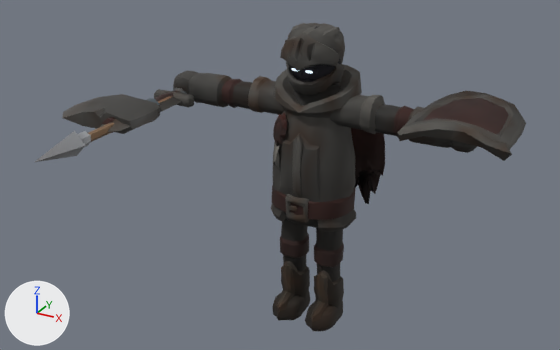
The glTF model assets/models/knight/knight.glb: old version first, new version second.
Both versions are drawn from a 50 mm lens placed at (2.34, -4.77, 3.51), pointed at (-0.03, -0.45, 1.35). The axes (+X, +Y, +Z) are drawn at lower left. The lights are the same throughout. The older version comes first. Where no turn or scale is listed for an object, it has been applied to the vertices. Vertices at exactly the same position are counted once.

In view in the first picture: 'Knight_ArmLeft', 'Knight_ArmRight', 'Knight_Body', 'Knight_Cape', 'Knight_Head', 'Knight_Helmet', 'Knight_LegLeft', 'Knight_LegRight', 'shield', 'wep_pick', 'wep_spear', 'wep_sword'.
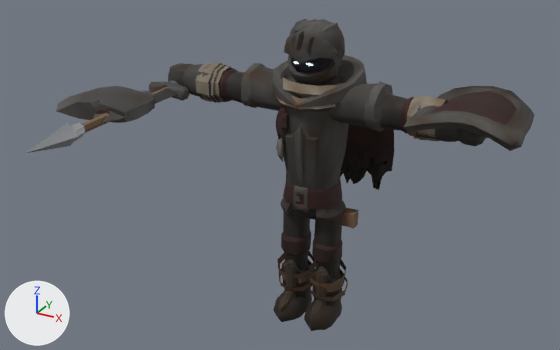
Where the newer file only moved an object's origin or applied its transform, the numbers keep the older frame.

Changed parts and their boxes (x1, y1, x2, y2) in the pictures (560 x 350 px):
'Knight_Body', reshaped
    before: (271, 64, 362, 232)
    after: (271, 55, 367, 221)
'shield', moved
    before: (397, 91, 526, 161)
    after: (403, 86, 535, 151)
'Knight_ArmLeft', reshaped (7% wider, 10% taller)
    before: (330, 94, 477, 153)
    after: (329, 81, 487, 146)
'Knight_ArmRight', reshaped (9% taller)
    before: (173, 71, 294, 115)
    after: (168, 63, 296, 111)
'Knight_Helmet', moved, rescaled (6% narrower, 7% shorter)
    before: (280, 23, 345, 95)
    after: (284, 19, 345, 86)
'wep_pick', moved
    before: (62, 88, 187, 134)
    after: (56, 80, 178, 123)
'Knight_Cape', reshaped, moved, rescaled
    before: (340, 87, 385, 204)
    after: (340, 124, 394, 190)
'wep_spear', moved
    before: (35, 96, 173, 162)
    after: (26, 87, 168, 153)
'wep_sword', moved
    before: (101, 89, 194, 132)
    after: (94, 82, 189, 123)
'kit_wrist_r', added (brown)
    after: (195, 62, 233, 103)
'kit_scarf', added (brown)
    after: (276, 77, 343, 109)
'kit_wrist_l', added (brown)
    after: (407, 95, 448, 141)
'kit_shin_l', added (brown)
    after: (308, 259, 348, 301)
'kit_shin_r', added (brown)
    after: (278, 251, 315, 291)
'kit_pouch', added
    after: (341, 208, 359, 229)

The change, as a list of edits to the scene's bpy script:
```text
Add mat_kit_leather:
    mat_kit_leather = bpy.data.materials.new('kit_leather')
    # nodes: BsdfPrincipled, Mix, OutputMaterial, VertexColor
    # colours: brown #957c65, mixed with the vertex colours
Add mat_kit_linen:
    mat_kit_linen = bpy.data.materials.new('kit_linen')
    # nodes: BsdfPrincipled, Mix, OutputMaterial, VertexColor
    # colours: brown #9b907e, mixed with the vertex colours
Change me_cube_125:
    remove me_cube_125.from_pydata(...)  # 299 vertices, 594 faces; spans x -0.052..1.202, y -0.126..0.157, z 1.594..1.87
    add me_cube_125.from_pydata(...)  # 299 vertices, 594 faces; spans x -0.004..1.248, y -0.156..0.175, z 1.641..1.964
    me_cube_125 part 1: 299 of 299 vertices moved; they spanned x -0.052..1.202, y -0.126..0.157, z 1.594..1.87 and now span x -0.004..1.248, y -0.156..0.175, z 1.641..1.964; mean shift (0.047, 0.0, 0.057)
Change me_cube_126:
    remove me_cube_126.from_pydata(...)  # 299 vertices, 594 faces; spans x -1.205..0.052, y -0.126..0.162, z 1.597..1.87
    add me_cube_126.from_pydata(...)  # 299 vertices, 594 faces; spans x -1.252..0.002, y -0.154..0.177, z 1.64..1.963
    me_cube_126 part 2: 299 of 299 vertices moved; they spanned x -1.205..0.052, y -0.126..0.162, z 1.597..1.87 and now span x -1.252..0.002, y -0.154..0.177, z 1.64..1.963; mean shift (-0.047, 0.0, 0.057)
Change me_prototypepete_body_020:
    remove me_prototypepete_body_020.from_pydata(...)  # 540 vertices, 1052 faces; spans x -0.335..0.334, y -0.295..0.334, z 0.814..1.967
    add me_prototypepete_body_020.from_pydata(...)  # 540 vertices, 1052 faces; spans x -0.338..0.343, y -0.288..0.391, z 0.871..2.021
    me_prototypepete_body_020 part 3: 540 of 540 vertices moved; they spanned x -0.335..0.334, y -0.295..0.334, z 0.814..1.967 and now span x -0.338..0.343, y -0.288..0.391, z 0.871..2.021; mean shift (0.002, 0.009, 0.056)
Change me_plane_004:
    used by ob_knight_cape; location = (0.0, 0.0, 1.863); scale = (0.9, 0.9, 1.32)
    remove me_plane_004.from_pydata(...)  # 418 vertices, 756 faces; spans x -0.487..0.486, y 0.043..0.399, z -0.736..0.023
    add me_plane_004.from_pydata(...)  # 418 vertices, 756 faces; spans x -0.486..0.485, y 0.042..0.395, z -0.735..0.017
    me_plane_004 part 4: 414 of 418 vertices moved; they spanned x -0.487..0.486, y 0.043..0.399, z -0.736..0.023 and now span x -0.486..0.485, y 0.042..0.395, z -0.735..0.017; mean shift (0.0, -0.001, -0.002); largest move (0.08, 0.387, -0.557) -> (0.082, 0.384, -0.735)
Change ob_knight_helmet:
    ob_knight_helmet.location: (0.0, 0.0, 1.887) -> (0.0, 0.0, 1.944)
    ob_knight_helmet.scale: (0.38, 0.38, 0.38) -> (0.35, 0.35, 0.35)
Change ob_shield:
    ob_shield.location: (1.113, -0.017, 1.817) -> (1.159, -0.017, 1.874)
Change ob_wep_pick:
    ob_wep_pick.location: (-1.113, -0.033, 1.662) -> (-1.159, -0.033, 1.718)
Change ob_wep_spear:
    ob_wep_spear.location: (-1.113, -0.033, 1.662) -> (-1.159, -0.033, 1.718)
Change ob_wep_sword:
    ob_wep_sword.location: (-1.113, -0.033, 1.662) -> (-1.159, -0.033, 1.718)
Change ob_knight_cape:
    ob_knight_cape.location: (0.0, 0.0, 1.863) -> (0.0, 0.0, 1.919)
    ob_knight_cape.scale: (0.9, 0.9, 1.32) -> (0.963, 1.18, 1.32)
Add ob_kit_pouch:
    ob_kit_pouch = bpy.data.objects.new('kit_pouch', me_kit_pouch)  # 8 vertices, 12 faces; spans x 0.2227..0.3345, y 0.0204..0.0966, z 0.8091..0.9333
    ob_kit_pouch.location = (0.0, 0.0, 0.0)
Add ob_kit_shin_r:
    ob_kit_shin_r = bpy.data.objects.new('kit_shin_r', me_kit_shin_r)  # 72 vertices, 72 faces; spans x -0.291..0.018, y -0.148..0.168, z 0.198..0.458
    ob_kit_shin_r.location = (0.0, 0.0, 0.0)
Add ob_kit_shin_l:
    ob_kit_shin_l = bpy.data.objects.new('kit_shin_l', me_kit_shin_l)  # 72 vertices, 72 faces; spans x -0.017..0.295, y -0.15..0.171, z 0.191..0.459
    ob_kit_shin_l.location = (0.0, 0.0, 0.0)
Add ob_kit_scarf:
    ob_kit_scarf = bpy.data.objects.new('kit_scarf', me_kit_scarf)  # 48 vertices, 48 faces; spans x -0.293..0.295, y -0.28..0.306, z 1.791..1.952
    ob_kit_scarf.location = (0.0, 0.0, 0.0)
Add ob_kit_wrist_r:
    ob_kit_wrist_r = bpy.data.objects.new('kit_wrist_r', me_kit_wrist_r)  # 90 vertices, 90 faces; spans x -0.958..-0.734, y -0.14..0.162, z 1.625..1.929
    ob_kit_wrist_r.location = (0.0, 0.0, 0.0)
Add ob_kit_wrist_l:
    ob_kit_wrist_l = bpy.data.objects.new('kit_wrist_l', me_kit_wrist_l)  # 90 vertices, 90 faces; spans x 0.734..0.954, y -0.139..0.16, z 1.627..1.924
    ob_kit_wrist_l.location = (0.0, 0.0, 0.0)
```
